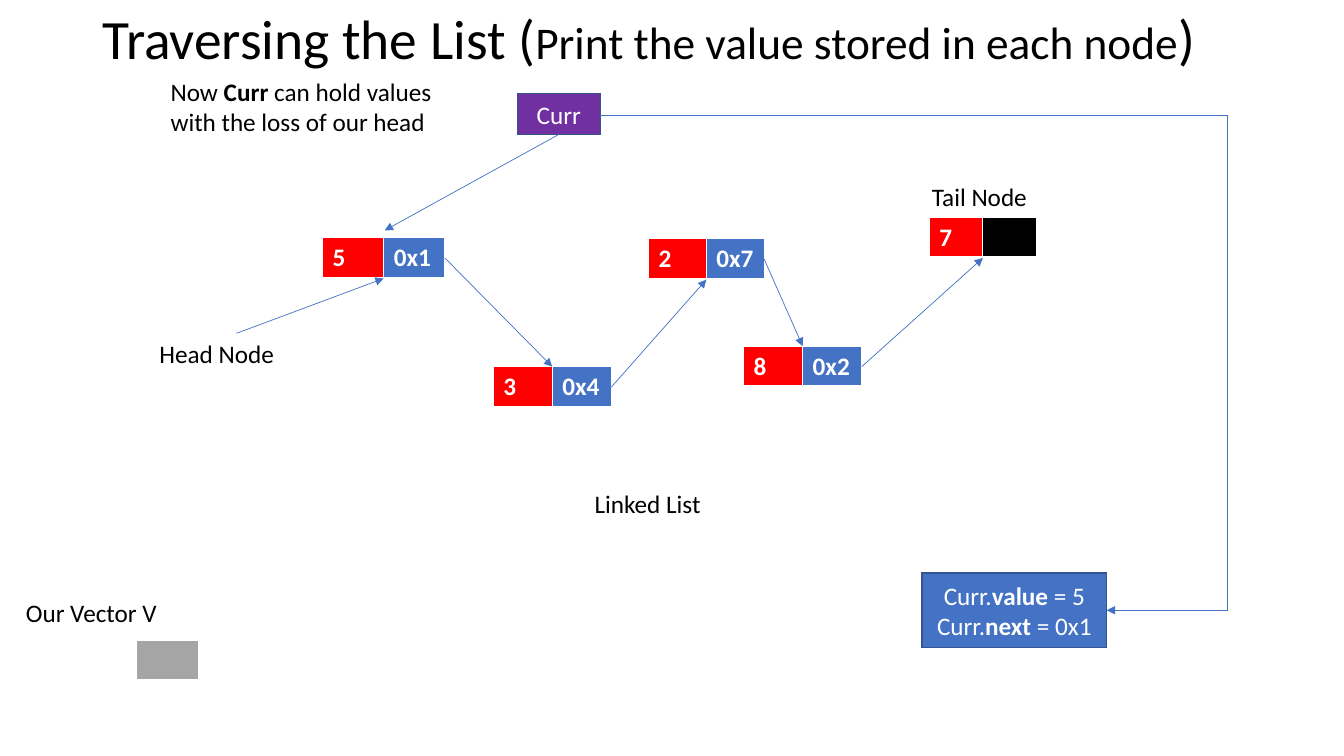
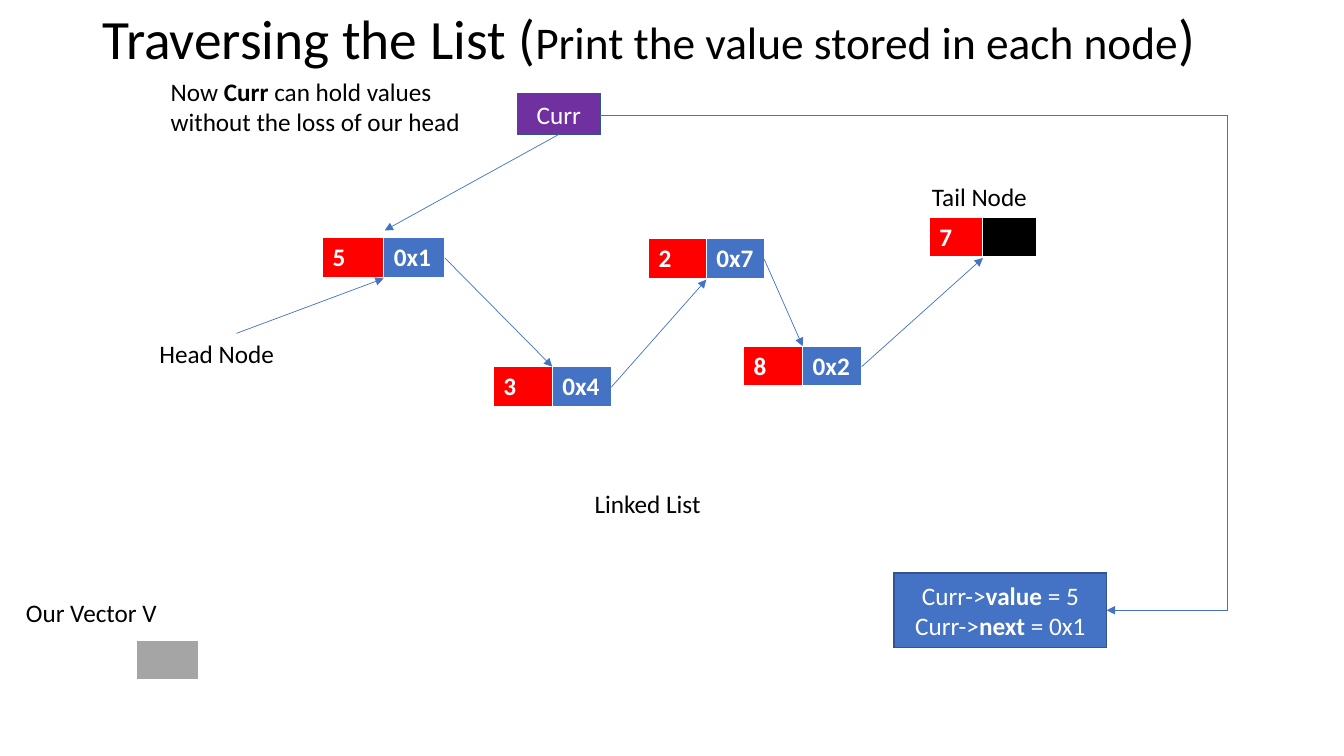
Before and after one commit to juliennyambal/COMS-1021-A-2019, a slide deck: slide 12 of Linked Lists.pptx (slide 8 before the commit). Drawn at 1344x756 pixels with LibreOffice and Linux fonts; fonts in the diff are those of the drawing. Boxes give left, top, right and bottom in pixels: in the first picture for what was removed or moved away, otherwise in the second. Text is boxed around its words. In the diff, an @@ line names an element or a change of style, - is before the commit and + after.

```diff
--- a/Linked Lists.pptx
+++ b/Linked Lists.pptx
@@ text at box(171, 113, 459, 132): text changed @@
-with the loss of our head
+without the loss of our head
@@ rectangle "Curr->value = 5": place and size @@
-rectangle "Curr->value = 5" at box(923, 573, 1107, 647)
+rectangle "Curr->value = 5" at box(894, 573, 1107, 647)
@@ text in rectangle at box(915, 587, 1085, 635): text changed @@
-Curr.value = 5
-Curr.next = 0x1
+Curr->value = 5
+Curr->next = 0x1
```
Also in this commit, not shown: 8 other slides changed, 21 slides added, 1 other file.
